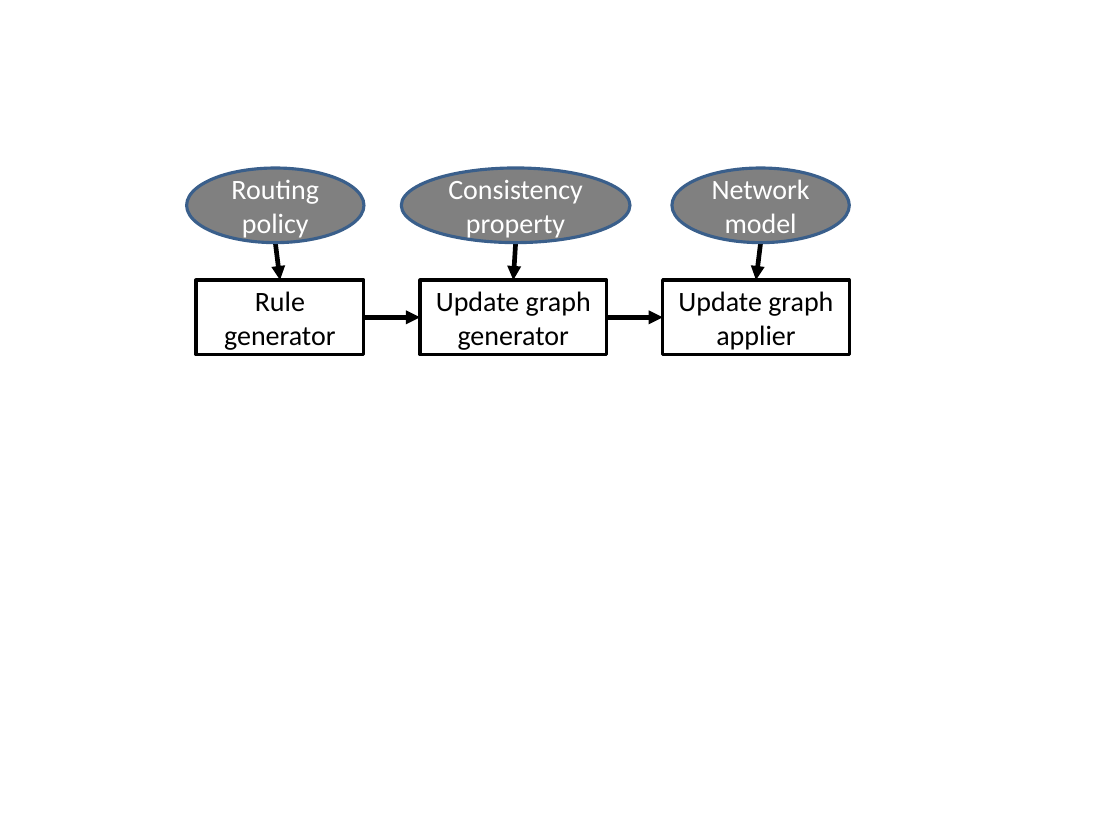
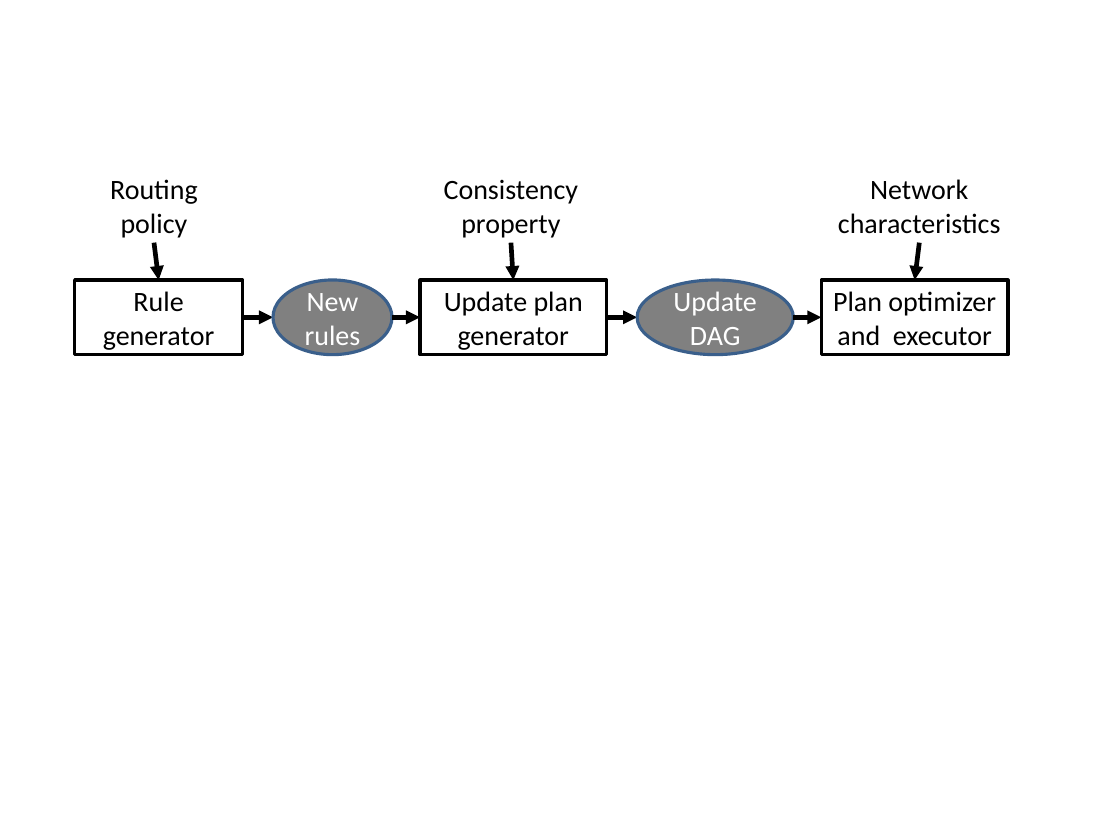
Before and after one commit to ratulm/consistency, a slide deck: slide 4 of figures/allfigures.pptx. Drawn at 1120x840 pixels with LibreOffice and Linux fonts; fonts in the diff are those of the drawing. Boxes give left, top, right and bottom in pixels: in the first picture for what was removed or moved away, otherwise in the second. Text is boxed around its words. In the diff, an @@ line names an element or a change of style, - is before the commit and + after.

```diff
--- a/figures/allfigures.pptx
+++ b/figures/allfigures.pptx
@@ ellipse "Routing policy" at <box>65,168,242,243</box>: text colour #FFFFFF to #000000; fill #808080 to none; outline #3A5F8C 2 pt to none @@
@@ ellipse "Consistency property": place and size @@
-ellipse "Consistency property" at <box>401,168,629,243</box>
+ellipse "Consistency property" at <box>396,168,625,243</box>
@@ ellipse "Consistency property" at <box>396,168,625,243</box>: text colour #FFFFFF to #000000; fill #808080 to none; outline #3A5F8C 2 pt to none @@
@@ ellipse "Network characteristics": place and size @@
-ellipse "Network characteristics" at <box>672,168,849,243</box>
+ellipse "Network characteristics" at <box>784,168,1055,243</box>
@@ ellipse "Network characteristics" at <box>784,168,1055,243</box>: fill #808080 to none; outline #3A5F8C 2 pt to none @@
@@ text in ellipse at <box>838,179,1001,234</box>: text changed; text colour #FFFFFF to #000000 @@
-Network model
+Network characteristics
@@ 1 rectangle, 1 ellipse, 1 arrow: place and size @@
-1 rectangle, 1 ellipse, 1 arrow at <box>187,168,364,355</box>
+1 rectangle, 1 ellipse, 1 arrow at <box>65,168,243,355</box>
@@ arrow moved from (515, 243) - (513, 280) to (511, 243) - (513, 280) @@
@@ arrow moved from (760, 243) - (756, 280) to (920, 243) - (915, 280) @@
@@ ellipse added at <box>273,280,392,355</box>, fill #808080, outline #3A5F8C 2 pt, 18 pt, text #FFFFFF @@
+New rules
@@ text in rectangle at <box>444,291,583,350</box>: text changed @@
-Update graph generator
+Update plan generator
@@ ellipse added at <box>637,280,793,355</box>, fill #808080, outline #3A5F8C 2 pt, 18 pt, text #FFFFFF @@
+Update DAG
@@ rectangle "Plan optimizer and executor": place and size @@
-rectangle "Plan optimizer and executor" at <box>663,280,850,355</box>
+rectangle "Plan optimizer and executor" at <box>821,280,1008,355</box>
@@ text in rectangle at <box>833,291,996,346</box>: text changed @@
-Update graph applier
+Plan optimizer and executor
@@ arrow moved from (364, 317) - (420, 317) to (243, 317) - (273, 317) @@
@@ arrow added from (392, 317) to (420, 317), #000000 3 pt @@
@@ arrow moved from (607, 317) - (663, 317) to (607, 317) - (637, 317) @@
@@ arrow added from (793, 317) to (821, 317), #000000 3 pt @@
```
Also in this commit, not shown: 2 other files.
